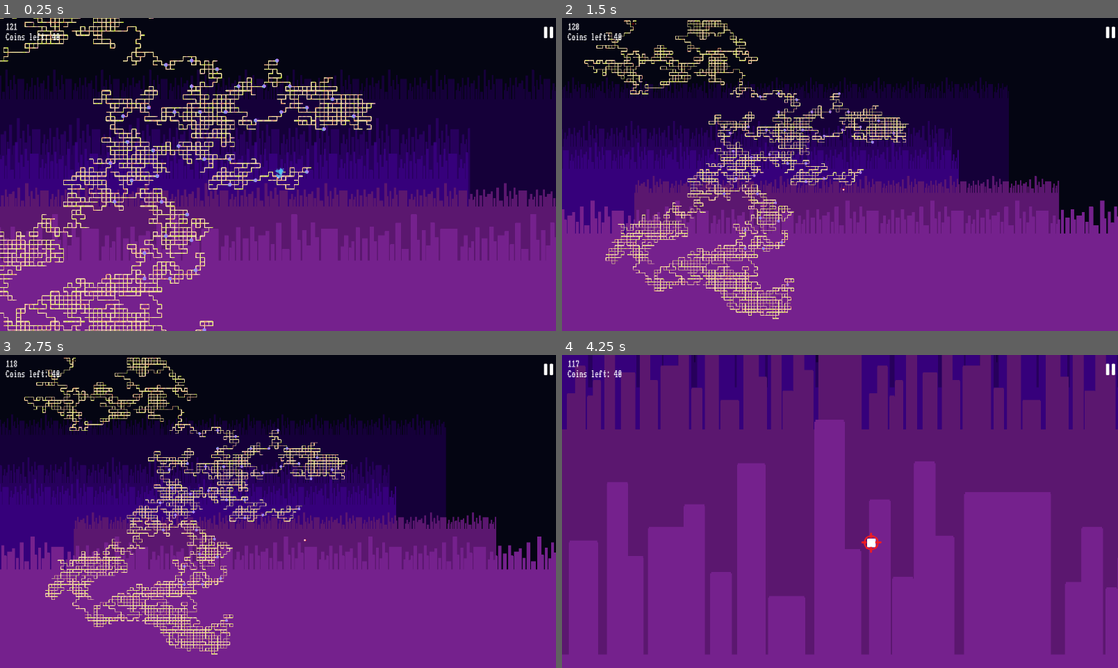
Above: before the commit, frames 1-4 (two rows, left to right).
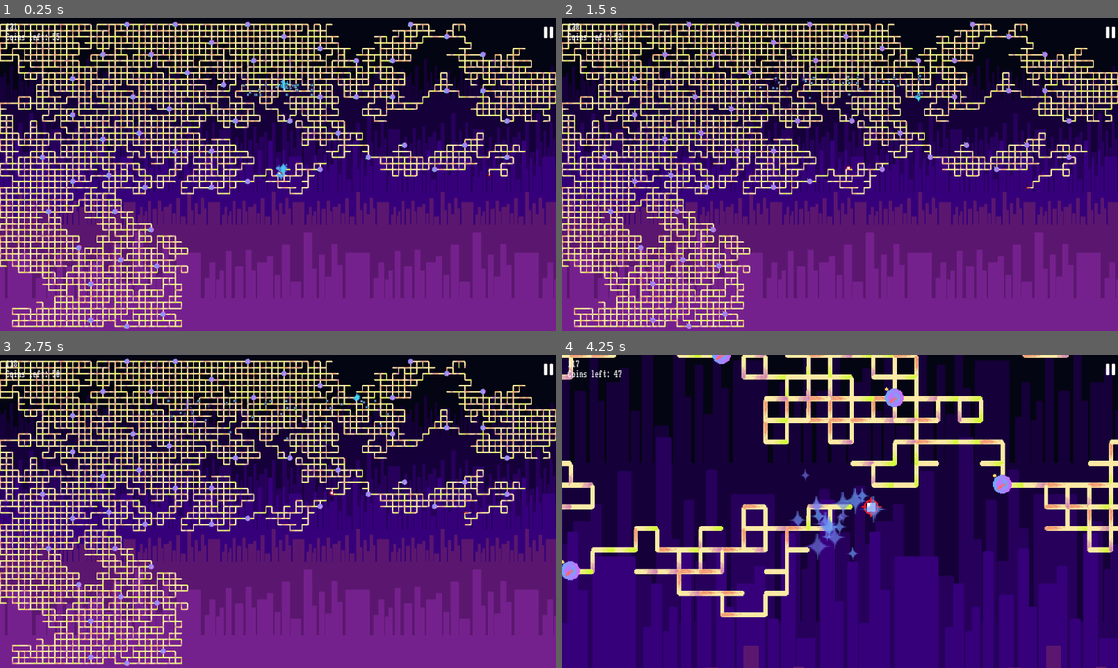
Above: after the commit, the same moments.

Repository: Kurooco/TwoDays
Game: Godot game, scene res://scenes/main.tscn
Two runs of this game, one before a commit and one after it. Both use one fixed random seed, a clock stepped at 60 frames per second and the inputs below. This scene is started directly instead of the project's main scene. The engine's default icon, where the game draws it, is replaced by a stand-in: a white triangle on a blue panel in a dark square.
Inputs (mouse positions are in pixels of both pictures, inside the frame that each line leads up to):
- Up to frame 1 (0.25 s): no input
- Up to frame 2 (1.5 s): click (1112, 33) at 0.5 s; tap Enter at 1.25 s; move the mouse to (962, 158) at 1.27 s; hold D (right) from 1.28 s (still down); hold W (up) from 1.28 s (still down)
- Up to frame 3 (2.75 s): keep holding D (right); move the mouse to (166, 527) at 2.02 s; release W (up) at 2.03 s; click (166, 527) at 2.1 s; tap W (up) at 2.27, 2.3, 2.57 s
- Up to frame 4 (4.25 s): move the mouse to (895, 442) at 2.77 s; release D (right) at 2.78 s; hold A (left) 2.78-3.53 s; hold W (up) 2.78-3.53 s; tap C (toggle camera) at 2.85 s; move the mouse to (812, 574) at 3.52 s; hold D (right) from 3.53 s (still down); tap W (up) at 3.6, 3.77, 4.07 s

The runs differ from the first frame. In frame 1, 46% of the frame differs, in the area x 0-100%, y 0-100%; in frame 2, 55%; in frame 3, 55%; in frame 4, 100%.
Error in both runs: Invalid call. Nonexistent function 'pause_current' in base 'Nil'. (res://scripts/switch_screen_button.gd:11)

Commit message:
fixed lag with RigidBody platforms

Diff:
--- a/scenes/main.tscn
+++ b/scenes/main.tscn
@@ -54,6 +54,7 @@
 
 [node name="PanicSpawner" parent="." node_paths=PackedStringArray("worldmap") instance=ExtResource("10_sjkyb")]
 position = Vector2(0, -698)
+amount = 30
 worldmap = NodePath("..")
 
 [node name="CanvasLayer" type="CanvasLayer" parent="."]
--- a/scenes/platform.tscn
+++ b/scenes/platform.tscn
@@ -13,13 +13,13 @@
 size = Vector2(28, 12)
 
 [node name="StaticBody2D" type="RigidBody2D" groups=["structure"]]
-process_mode = 4
 rotation = -3.14159
 collision_layer = 6
 collision_mask = 2
 physics_material_override = SubResource("PhysicsMaterial_l64j7")
 gravity_scale = 0.0
 script = ExtResource("1_x4jcs")
+is_horizontal_platform = true
 
 [node name="CollisionShape2D" type="CollisionShape2D" parent="."]
 position = Vector2(0, 1)
--- a/scenes/pole.tscn
+++ b/scenes/pole.tscn
@@ -1,6 +1,6 @@
 [gd_scene load_steps=4 format=3 uid="uid://bek1l3fn70tlf"]
 
-[ext_resource type="Script" path="res://scripts/pole.gd" id="1_jotij"]
+[ext_resource type="Script" path="res://scripts/platform.gd" id="1_p23i6"]
 [ext_resource type="SpriteFrames" uid="uid://kt34kulg8jrc" path="res://resources/popsicle.tres" id="2_pwmc2"]
 
 [sub_resource type="RectangleShape2D" id="RectangleShape2D_siaxe"]
@@ -10,7 +10,7 @@
 collision_layer = 4
 collision_mask = 2
 gravity_scale = 0.0
-script = ExtResource("1_jotij")
+script = ExtResource("1_p23i6")
 
 [node name="CollisionShape2D" type="CollisionShape2D" parent="."]
 position = Vector2(0, 1)
--- a/scripts/autoload.gd
+++ b/scripts/autoload.gd
@@ -1,7 +1,7 @@
 extends Node
 
 var coins = 0
-var border = Vector2(2304, 1296)#Vector2(1152, 648)
+var border = Vector2(1152, 648)#Vector2(2304, 1296)
 var game_manager = null
 var retrying = false
 var prev_builder = null
--- a/scripts/platform.gd
+++ b/scripts/platform.gd
@@ -1,19 +1,18 @@
 extends RigidBody2D
 
+@export var is_horizontal_platform : bool
 var FADE_RATE = 0.5
-
 var is_destroyed = false
 
 # Called when the node enters the scene tree for the first time.
 func _ready():
 	$Sprite2D.frame = randi()%4
-	set_physics_process(false)
-	pass # Replace with function body.
+	call_deferred("set_freeze_enabled", true)
 
 
 # Called every frame. 'delta' is the elapsed time since the previous frame.
 func _process(delta):
-	if(Input.is_action_just_pressed("down") && !$PlayerDestroy.get_overlapping_bodies().is_empty()):
+	if(is_horizontal_platform && Input.is_action_pressed("down") && !$PlayerDestroy.get_overlapping_bodies().is_empty()):
 		destroy(position, 100)
 	if(is_destroyed):
 		#print_debug($Sprite2D.modulate.a)
@@ -24,11 +23,13 @@
 
 func destroy(p, r):
 	if(p.distance_to(position) < r):
+		call_deferred("set_freeze_enabled", false)
 		set_collision_layer_value(2, false)
 		set_collision_layer_value(3, false)
 		gravity_scale = 1
-		apply_impulse(p.direction_to(position)*200)
+		#apply_impulse(p.direction_to(position)*200)
+		call_deferred("apply_impulse", p.direction_to(position)*200)
+		call_deferred("set_angular_velocity", randi_range(-5, 5))
 		$CollisionShape2D.set_deferred("one_way_collision", false)
 		is_destroyed = true
-		set_physics_process(true)
 		#queue_free()
